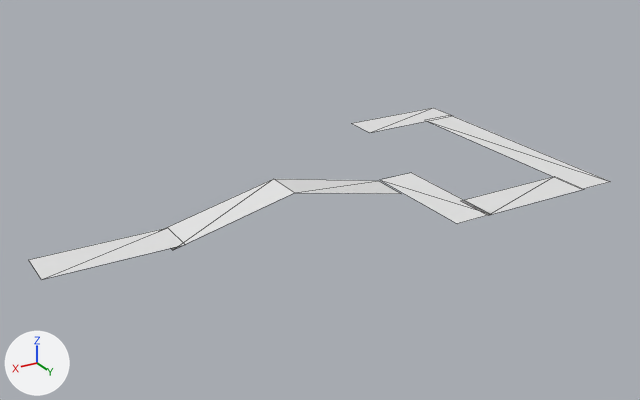
Two versions of the FBX model Resources/Assets/stage1.fbx, one commit apart.
The view is the same before and after, from a camera (50 mm lens) standing at (75.3, 261.4, 131.4) and looking at (-87.1, -9.3, -3.9). The axes (+X, +Y, +Z) are drawn at lower left. The lights are the same throughout. Mesh edges are drawn as thin lines. Where no turn or scale is listed for an object, it has been applied to the vertices.

The first picture shows '平面', '平面.001', '平面.002', '平面.003', '平面.004', '平面.005', '平面.006'.
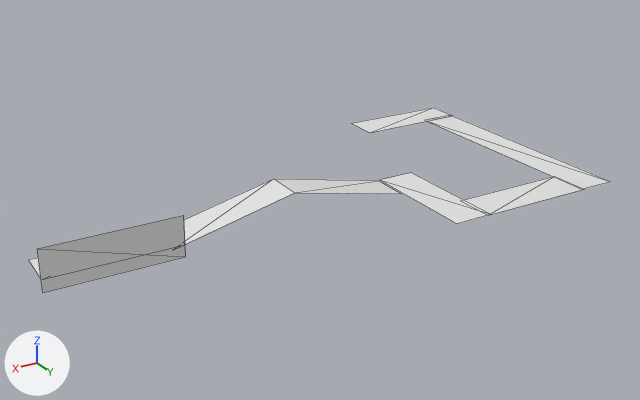
Where the newer file only moved an object's origin or applied its transform, the numbers keep the older frame.

Location of each change, (x1, y1, x2, y2) in pixels of the pictures (640 x 400 px):
'平面.007', added
    after: (37, 215, 186, 292)
'平面', unchanged, covered by the edit
    before: (29, 228, 185, 280)
    after: (29, 244, 185, 280)

The change, as a list of edits to the scene's bpy script:
```text
Add me_平面_007:
    me_平面_007.from_pydata([(24.1, -0.4, -7.8), (24.1, 0.4, 7.8), (-24.1, -0.4, -7.8), (-24.1, 0.4, 7.8)], [], [(1, 2, 0), (1, 3, 2)])
Add ob_平面_007:
    ob_平面_007 = bpy.data.objects.new('平面.007', me_平面_007)
    ob_平面_007.location = (0.0, 7.8, 3.0)
```
